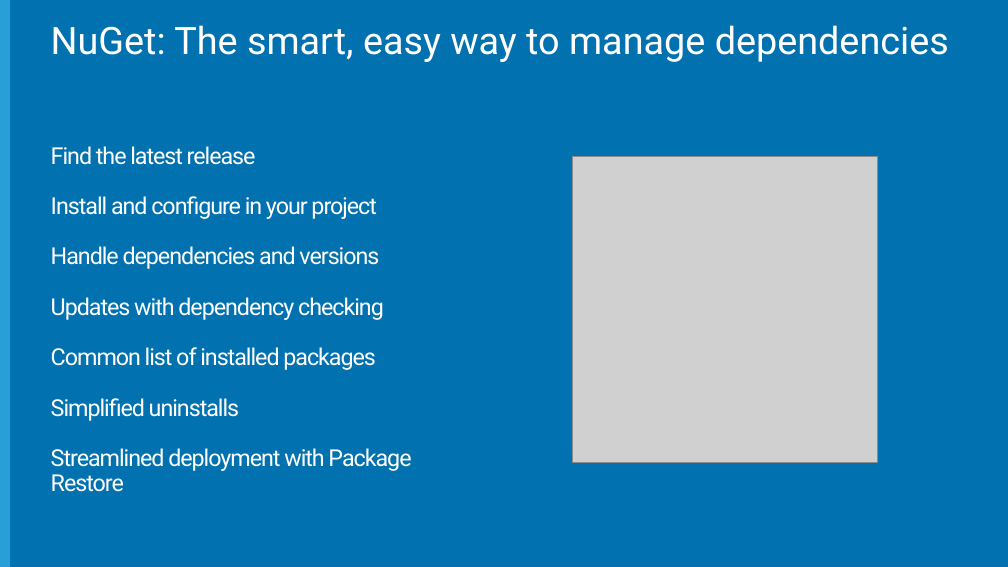
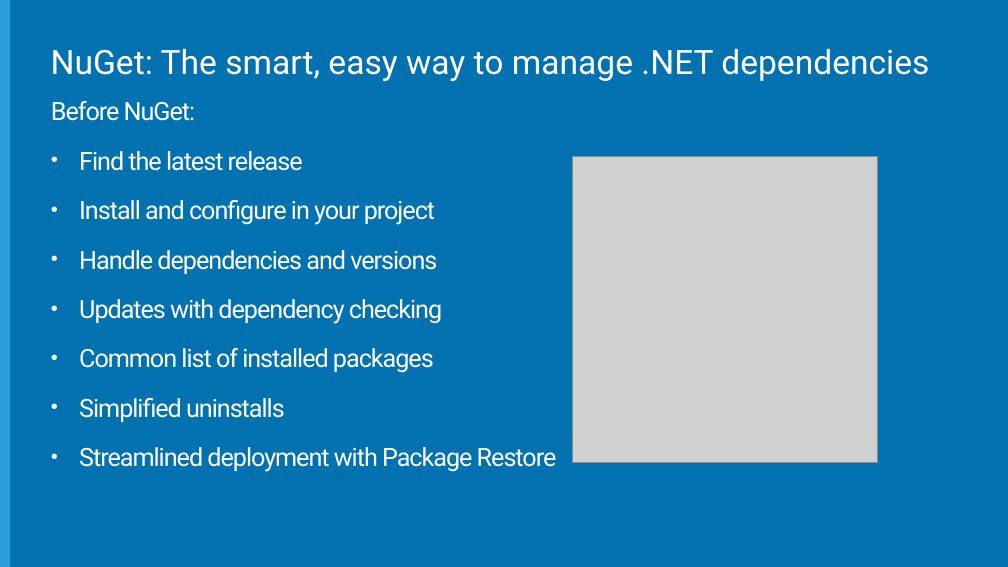
Before and after one commit to Microsoft-Web/WebCampTrainingKit, a slide deck: slide 6 of Presentation/01-Keynote/Keynote.pptx (slide 5 before the commit). Drawn at 1008x567 pixels with LibreOffice and Linux fonts; fonts in the diff are those of the drawing; grey boxes stand for pictures; background and template pictures are left out. Boxes give left, top, right and bottom in pixels: in the first picture for what was removed or moved away, otherwise in the second. Text is boxed around its words. In the diff, an @@ line names an element or a change of style, - is before the commit and + after.

```diff
--- a/Presentation/01-Keynote/Keynote.pptx
+++ b/Presentation/01-Keynote/Keynote.pptx
@@ title at (51, 48, 929, 81): text changed; size 36 to 32 pt @@
-NuGet: The smart, easy way to manage dependencies
+NuGet: The smart, easy way to manage .NET dependencies
@@ text "Before NuGet:": place and size @@
-text "Before NuGet:" at (51, 146, 411, 492)
+text "Before NuGet:" at (51, 101, 557, 472)
@@ text at (51, 101, 196, 121): paragraph added @@
+Before NuGet:
@@ text at (79, 151, 557, 472): size 22.2 to 24 pt; bullet none to •; line spacing 0.9 to 0.8 @@
```
Also in this commit, not shown: 7 other slides changed, 11 slides added, 12 slides removed, 4 other files.
